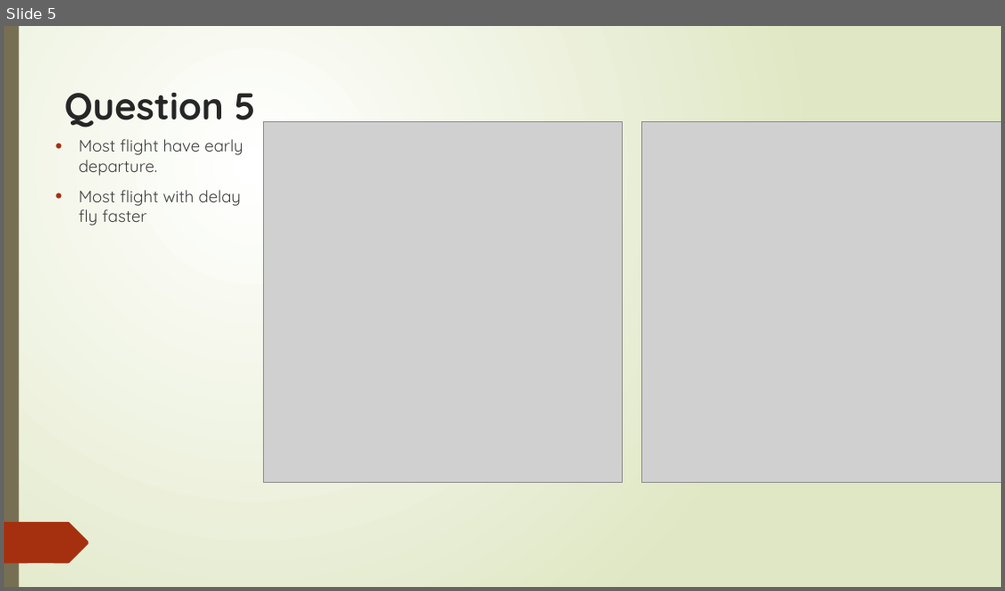
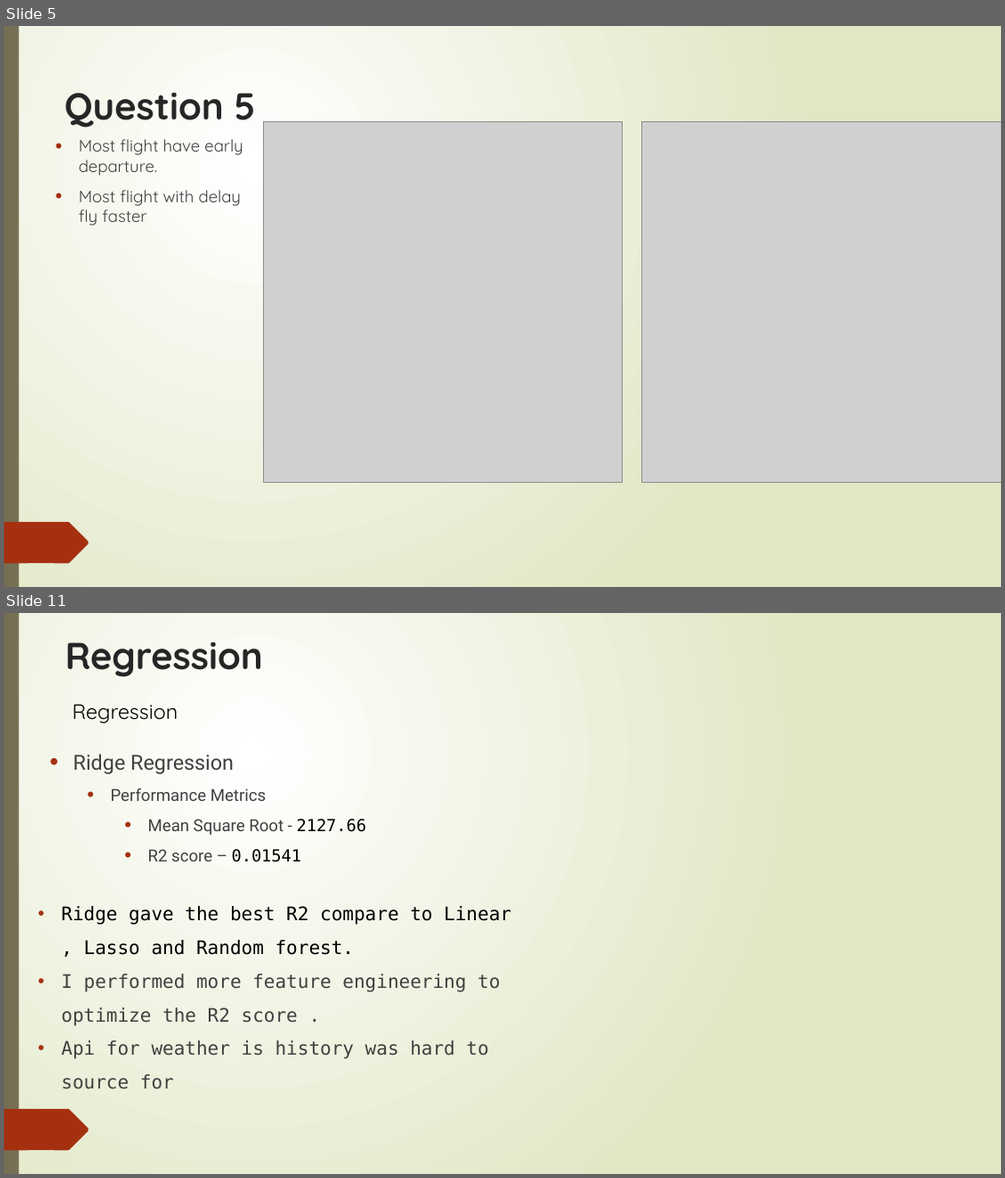
Before and after one commit to rwadisaputro/lhl_midterm_project, a slide deck: Project1-5.pptx. Shown one above the other, each under a label of ours: slide 5 before the commit, slides 5 and 11 after it; the slides between them are not shown. The pictures are 1005x591 and 1005x1178 pixels, drawn with LibreOffice and Linux fonts; fonts in the diff are those of the drawing; grey boxes stand for pictures. Boxes give left, top, right and bottom in pixels: in the first picture for what was removed or moved away, otherwise in the second. Text is boxed around its words. In the diff, an @@ line names an element or a change of style, - is before the commit and + after.

Commit message:
linear

```diff
--- a/Project1-5.pptx
+++ b/Project1-5.pptx
@@ slide 11 added at (4,613,1001,1174), background gradient #FFFFFF to #DFE8C4; not listed: 11 template elements that a slide beside it also shows @@
@@ rectangle added at (4,613,1001,1174), fill gradient #FFFFFF to #DFE8C4 @@
@@ rectangle added at (4,613,19,1174), fill #766F54 @@
@@ text added at (65,642,263,677), 36 pt, text #262626, bold @@
+Regression
@@ freeform shape added at (4,672,134,713), fill #A53010 @@
@@ text added at (73,704,178,723), 20 pt, text #000000 @@
+Regression
@@ text added at (73,754,366,862), 16 pt, text #404040 @@
+• Ridge Regression
+  • Performance Metrics
+    • Mean Square Root - 2127.66
+    • R2 score – 0.01541
@@ text added at (61,906,511,1089), 18 pt, text #404040 @@
+• Ridge gave the best R2 compare to Linear , Lasso and Random forest.
+• I performed more feature engineering to optimize the R2 score .
+• Api for weather is history was hard to source for
@@ freeform shape added at (4,1109,89,1150), fill #A53010 @@
@@ group added at (4,728,237,1174): 10 freeform shapes @@
@@ group added at (7,613,198,1174): 12 freeform shapes @@
```
Also in this commit, not shown: 1 slide changed, 6 other slides added.
